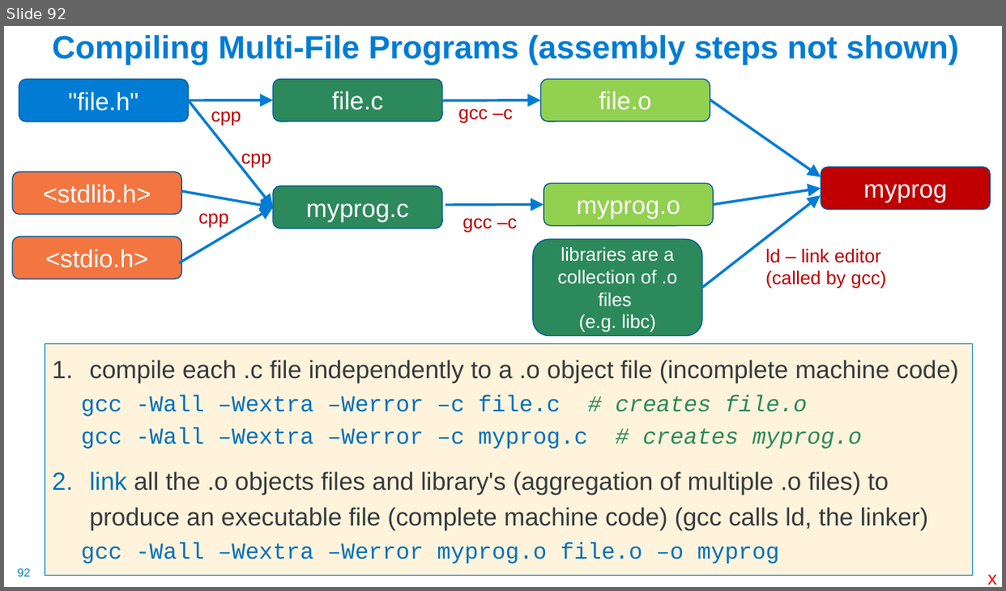
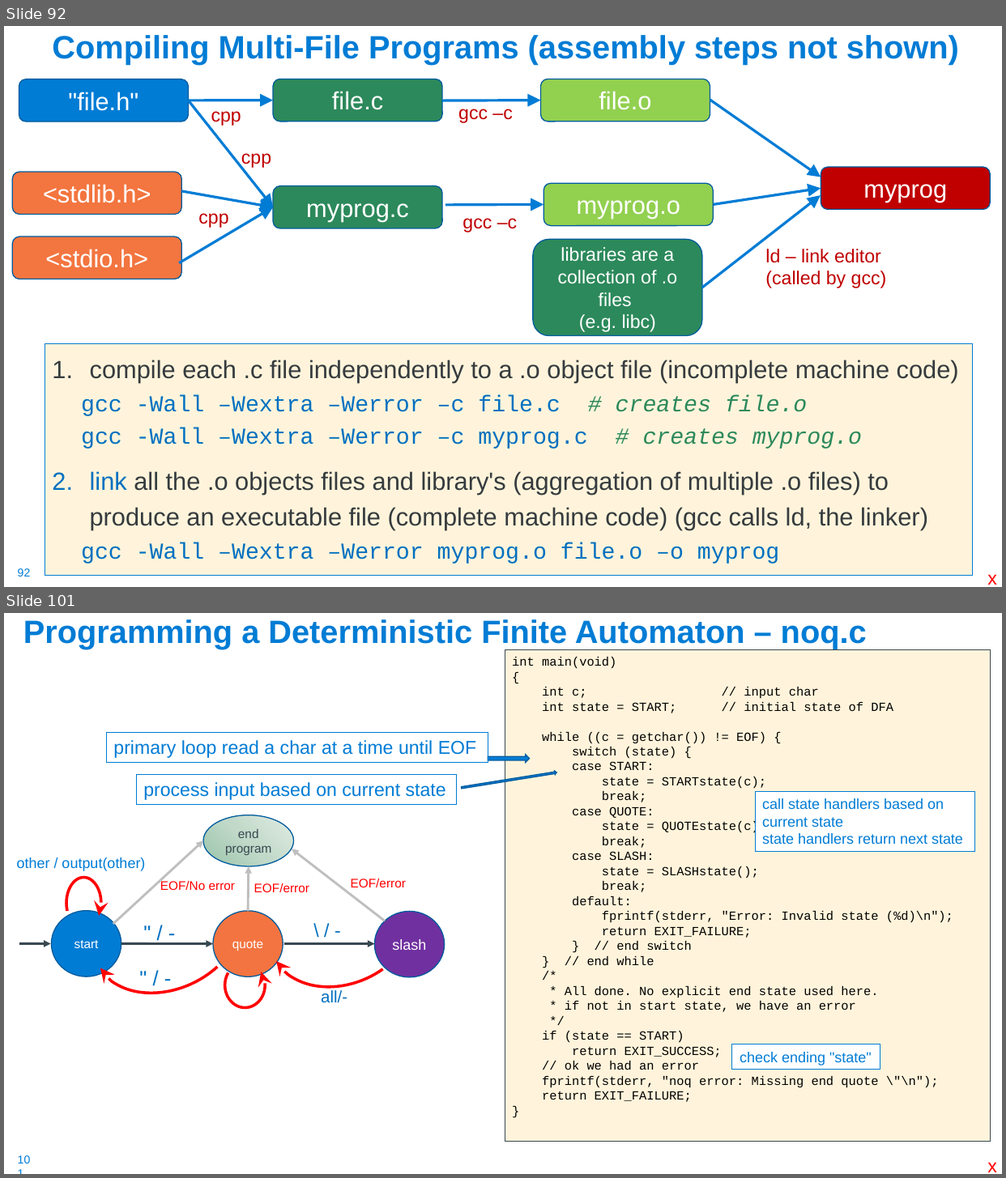
Before and after one commit to cse30-sp24/Muller-Slides, a slide deck: 01-C-Part1.pptx. Shown one above the other, each under a label of ours: slide 92 before the commit, slides 92 and 101 after it; the slides between them are not shown. The pictures are 1006x591 and 1006x1178 pixels, drawn with LibreOffice and Linux fonts; fonts in the diff are those of the drawing. Boxes give left, top, right and bottom in pixels: in the first picture for what was removed or moved away, otherwise in the second. Text is boxed around its words. In the diff, an @@ line names an element or a change of style, - is before the commit and + after.

```diff
--- a/01-C-Part1.pptx
+++ b/01-C-Part1.pptx
@@ slide 101 added at bbox=[4, 613, 1002, 1174], background #FFFFFF; not listed: 1 template element that a slide beside it also shows @@
@@ title added at bbox=[23, 619, 867, 649], 31 pt, text #007CD5, bold @@
+Programming a Deterministic Finite Automaton – noq.c
@@ rectangle added at bbox=[505, 649, 991, 1141], fill #FFF4DB, outline #384851 0.75 pt, 12 pt, text #000000 @@
+int main(void)
+{
+int c; // input char
+int state = START; // initial state of DFA
+while ((c = getchar()) != EOF) {
+switch (state) {
+case START:
+state = STARTstate(c);
+break;
+case QUOTE:
+state = QUOTEstate(c);
+break;
+case SLASH:
+state = SLASHstate();
+break;
+default:
+fprintf(stderr, "Error: Invalid state (%d)\n");
+return EXIT_FAILURE;
+} // end switch
+} // end while
+/*
+* All done. No explicit end state used here.
+* if not in start state, we have an error
+*/
+if (state == START)
+return EXIT_SUCCESS;
+// ok we had an error
+fprintf(stderr, "noq error: Missing end quote \"\n");
+return EXIT_FAILURE;
+}
@@ rectangle added at bbox=[107, 732, 488, 762], outline #007CD5 0.75 pt, 18 pt, text #007CD5 @@
+primary loop read a char at a time until EOF
@@ left arrow added at bbox=[488, 755, 530, 762], fill #007CD5, outline #005C9E 1 pt @@
@@ rectangle added at bbox=[137, 774, 457, 804], outline #007CD5 0.75 pt, 18 pt, text #007CD5 @@
+process input based on current state
@@ left arrow added at bbox=[461, 771, 557, 790], fill #007CD5, outline #005C9E 1 pt @@
@@ rectangle added at bbox=[755, 791, 974, 852], fill #FFFFFF, outline #007CD5 0.75 pt, 14 pt, text #007CD5 @@
+call state handlers based on current state
+state handlers return next state
@@ ellipse added at bbox=[203, 815, 294, 867], fill gradient #9AC4A9 to #C2D9CA to #E2ECE5, outline #005C9E 1 pt, 12 pt, text #384851 @@
+end program
@@ arc (boxed as its full ellipse) added at bbox=[77, 854, 259, 1015], outline #FF0000 2.75 pt @@
@@ arrow added from (113, 924) to (203, 841), #BFBFBF 2.25 pt @@
@@ arc (boxed as its full ellipse) added at bbox=[251, 845, 434, 1009], outline #FF0000 2.75 pt @@
@@ arrow added from (385, 922) to (292, 849), #BFBFBF 2.25 pt @@
@@ text added at bbox=[17, 858, 145, 871], 14 pt, text #007CD5 @@
+other / output(other)
@@ arc (boxed as its full ellipse) added at bbox=[66, 877, 100, 929], outline #FF0000 2.75 pt @@
@@ arrow added from (248, 911) to (249, 867), #BFBFBF 2.25 pt @@
@@ text added at bbox=[351, 879, 406, 888], 12 pt, text #FF0000 @@
+EOF/error
@@ text added at bbox=[160, 880, 235, 890], 12 pt, text #FF0000 @@
+EOF/No error
@@ text added at bbox=[254, 884, 309, 892], 12 pt, text #FF0000 @@
+EOF/error
@@ ellipse added at bbox=[51, 911, 121, 977], fill #007CD5, outline #005C9E 1 pt, 12 pt, text #FFFFFF @@
+start
@@ text added at bbox=[137, 916, 184, 949], 20 pt, text #0070C0 @@
+" / -
@@ ellipse added at bbox=[213, 911, 283, 977], fill #F37440, outline #005C9E 1 pt, 12 pt, text #FFFFFF @@
+quote
@@ text added at bbox=[306, 914, 349, 944], 18 pt, text #0070C0 @@
+\ / -
@@ ellipse added at bbox=[374, 912, 444, 977], fill #7030A0, outline #005C9E 1 pt, 14 pt, text #FFFFFF @@
+slash
@@ arrow added from (19, 944) to (50, 944), #384851 2.25 pt @@
@@ arrow added from (121, 944) to (213, 944), #384851 2.25 pt @@
@@ arrow added from (285, 944) to (374, 944), #384851 2.25 pt @@
@@ text added at bbox=[132, 962, 179, 995], 20 pt, text #0070C0 @@
+" / -
@@ arc (boxed as its full ellipse) added at bbox=[225, 964, 266, 1008], outline #FF0000 2.75 pt @@
@@ text added at bbox=[321, 990, 347, 1003], 16 pt, text #0070C0 @@
+all/-
@@ rectangle added at bbox=[732, 1045, 880, 1071], fill #FFFFFF, outline #007CD5 0.75 pt, 14 pt, text #007CD5 @@
+check ending "state"
@@ text added at bbox=[987, 1162, 997, 1173], 18 pt, text #FF0000 @@
+x
```
Also in this commit, not shown: 3 slides changed, 9 other slides added, 3 other files.
